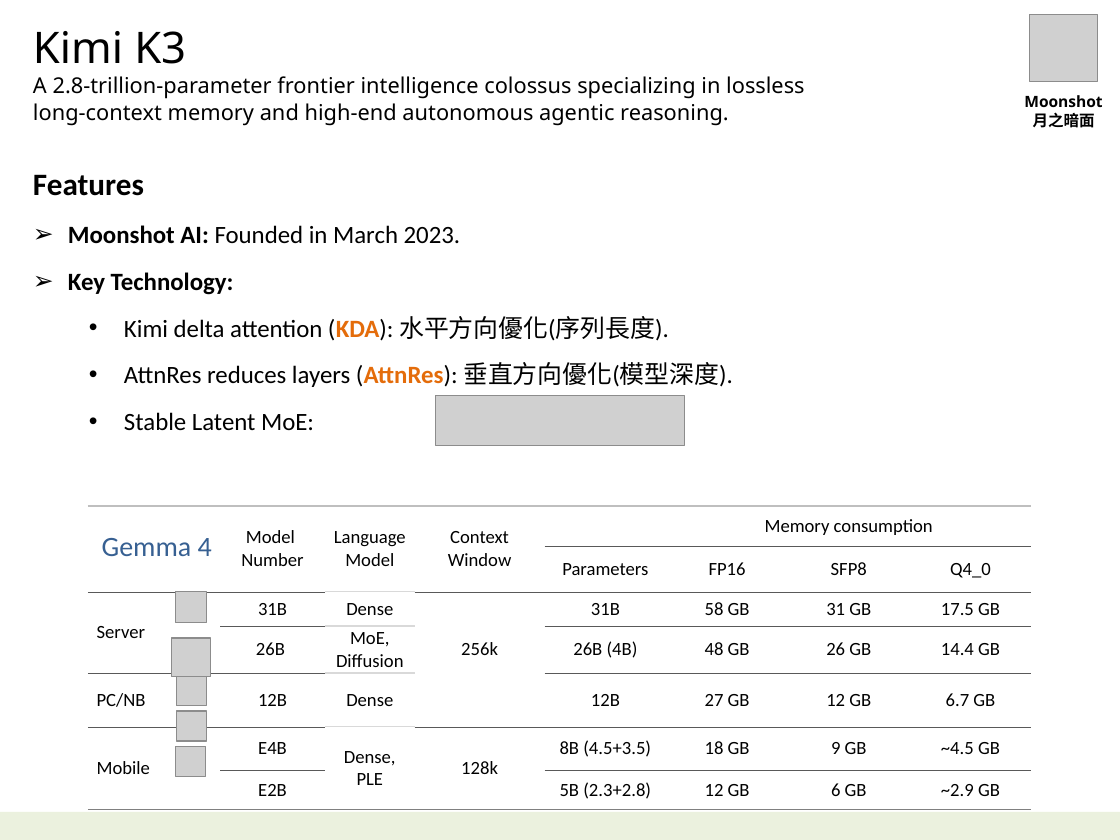
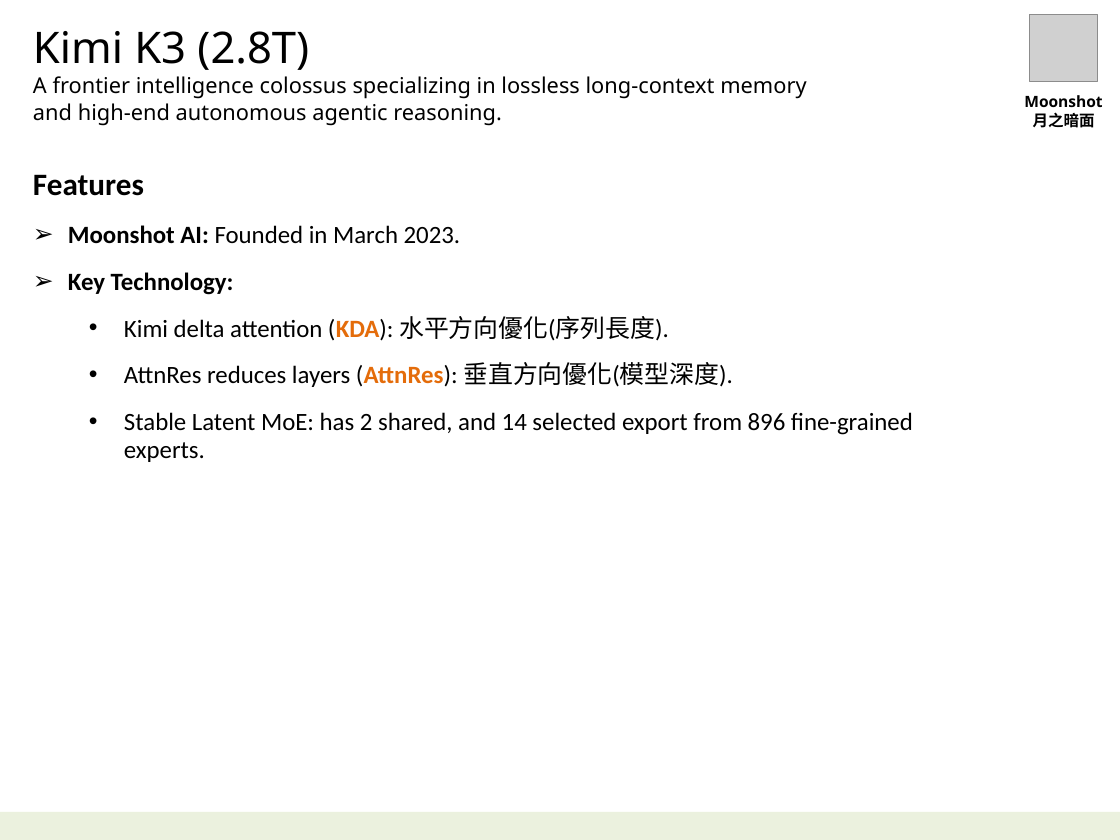
Before and after one commit to navibator/crazy-ai, a slide deck: slide 41 of ai.pptx (slide 35 before the commit). Drawn at 1120x840 pixels with LibreOffice and Linux fonts; fonts in the diff are those of the drawing; grey boxes stand for pictures. Boxes give left, top, right and bottom in pixels: in the first picture for what was removed or moved away, otherwise in the second. Text is boxed around its words. In the diff, an @@ line names an element or a change of style, - is before the commit and + after.

```diff
--- a/ai.pptx
+++ b/ai.pptx
@@ text at [33,31,806,126]: text changed @@
-Kimi K3
-A 2.8-trillion-parameter frontier intelligence colossus specializing in lossless long-context memory and high-end autonomous agentic reasoning.
+Kimi K3 (2.8T)
+A frontier intelligence colossus specializing in lossless long-context memory and high-end autonomous agentic reasoning.
@@ text at [124,412,913,462]: text changed @@
-  • Stable Latent MoE:
+  • Stable Latent MoE: has 2 shared, and 14 selected export from 896 fine-grained experts.
@@ picture removed at [436,395,684,445] @@
@@ table removed at [87,506,1033,803], 7 rows, 8 columns @@
- | Model / Number | Language / Model | Context / Window |  | Memory consumption |  | 
- |  |  |  | Parameters | FP16 | SFP8 | Q4_0
-Server | 31B | Dense |  | 31B | 58 GB | 31 GB | 17.5 GB
- | 26B | MoE, / Diffusion | 256k | 26B (4B) | 48 GB | 26 GB | 14.4 GB
-PC/NB | 12B | Dense |  | 12B | 27 GB | 12 GB | 6.7 GB
-Mobile | E4B | Dense, / PLE | 128k | 8B (4.5+3.5) | 18 GB | 9 GB | ~4.5 GB
- | E2B |  |  | 5B (2.3+2.8) | 12 GB | 6 GB | ~2.9 GB
@@ text removed at [102,538,212,556] @@
-Gemma 4
@@ picture removed at [176,591,207,623] @@
@@ picture removed at [171,638,209,676] @@
@@ picture removed at [176,675,206,706] @@
@@ picture removed at [177,711,207,741] @@
@@ picture removed at [176,746,206,776] @@
```
Also in this commit, not shown: 4 other slides changed, 6 slides added, 3 slides removed.
